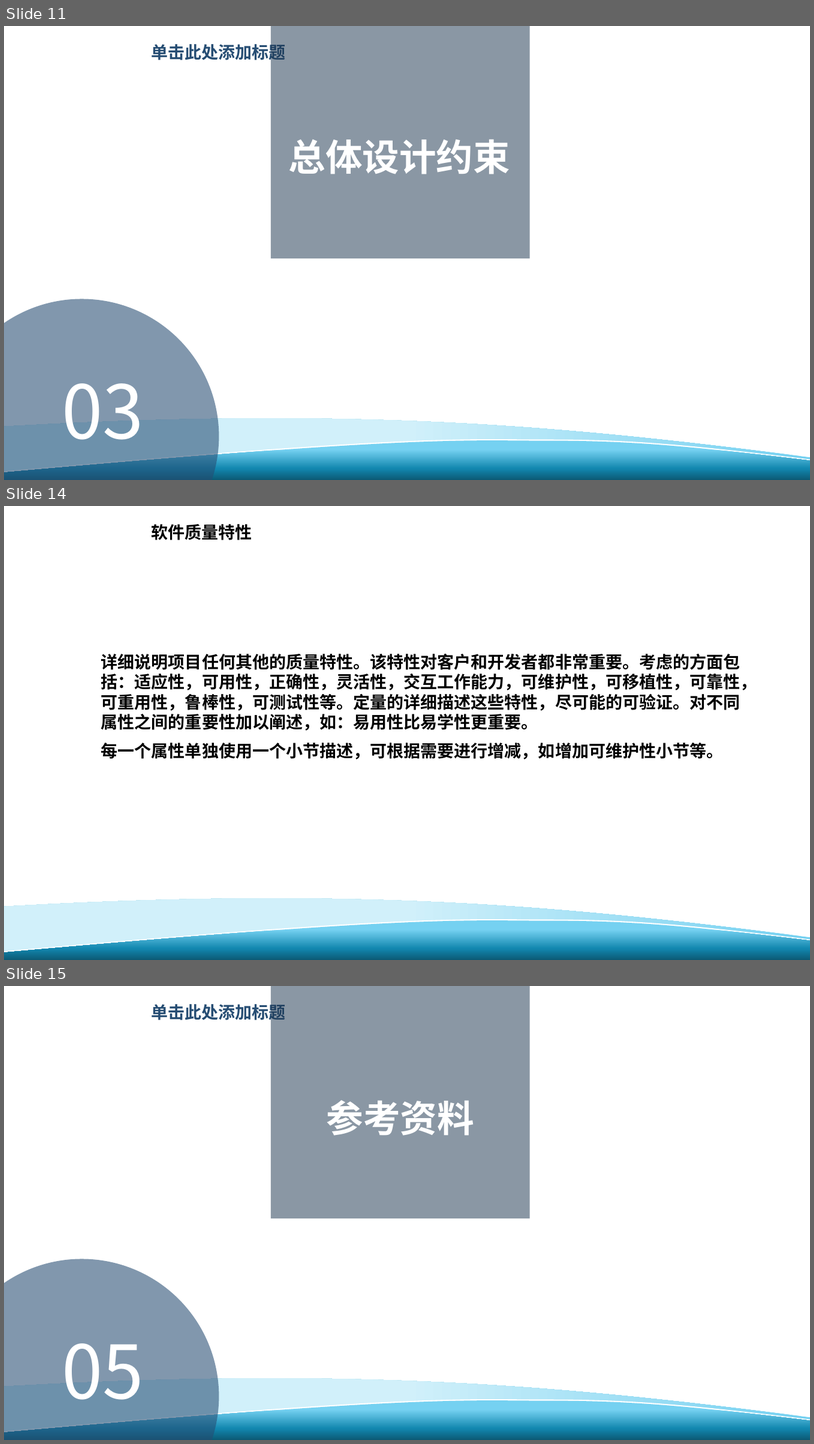
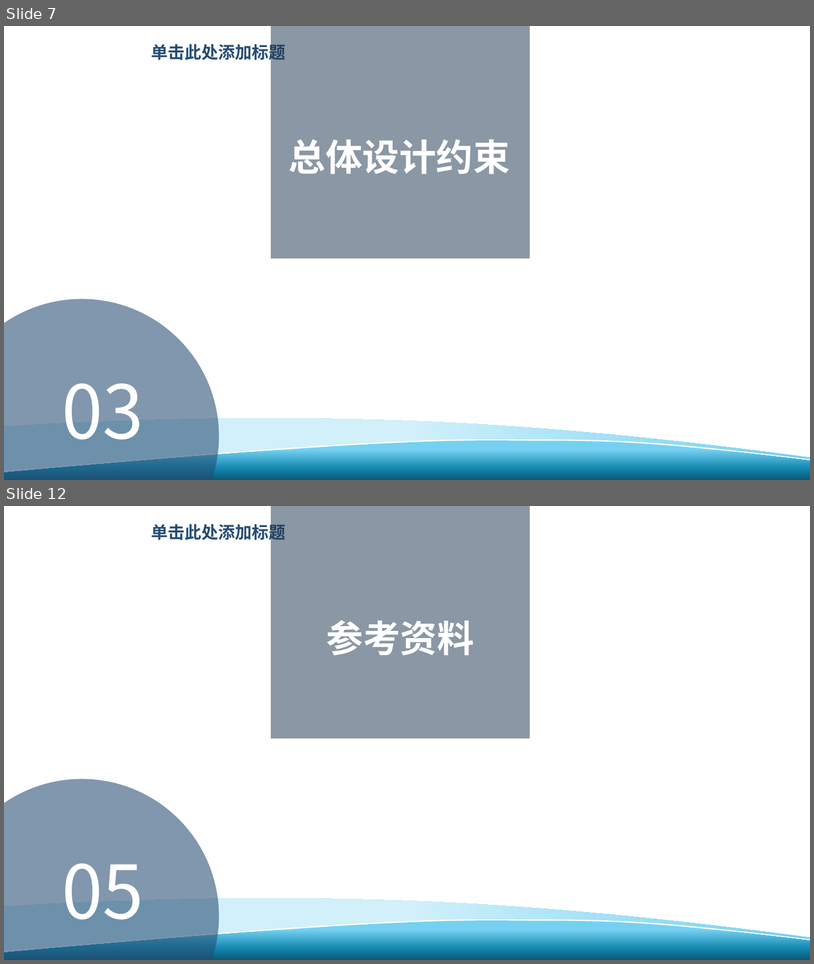
Before and after one commit to davejunction/MHWhelper, a slide deck: SE2019春-G24-总体设计报告.pptx. Shown one above the other, each under a label of ours: slides 11, 14 and 15 before the commit, slides 7 and 12 after it; the slides between them are not shown. The pictures are 814x1444 and 814x964 pixels, drawn with LibreOffice and Linux fonts; fonts in the diff are those of the drawing; background and template pictures are left out. Boxes give left, top, right and bottom in pixels: in the first picture for what was removed or moved away, otherwise in the second. Text is boxed around its words. In the diff, an @@ line names an element or a change of style, - is before the commit and + after.

```diff
--- a/SE2019春-G24-总体设计报告.pptx
+++ b/SE2019春-G24-总体设计报告.pptx
@@ slide 14 removed at (4,506,810,960), background #FFFFFF; not listed: 3 template elements that a slide beside it also shows @@
@@ text removed at (151,524,252,540) @@
-软件质量特性
@@ text removed at (101,654,758,759) @@
-详细说明项目任何其他的质量特性。该特性对客户和开发者都非常重要。考虑的方面包括：适应性，可用性，正确性，灵活性，交互工作能力，可维护性，可移植性，可靠性，可重用性，鲁棒性，可测试性等。定量的详细描述这些特性，尽可能的可验证。对不同属性之间的重要性加以阐述，如：易用性比易学性更重要。
-每一个属性单独使用一个小节描述，可根据需要进行增减，如增加可维护性小节等。
@@ what was slide 11 is now slide 7 @@
@@ what was slide 15 is now slide 12 @@
```
Also in this commit, not shown: 5 slides changed, 2 slides added, 9 other slides removed, 1 other file.
